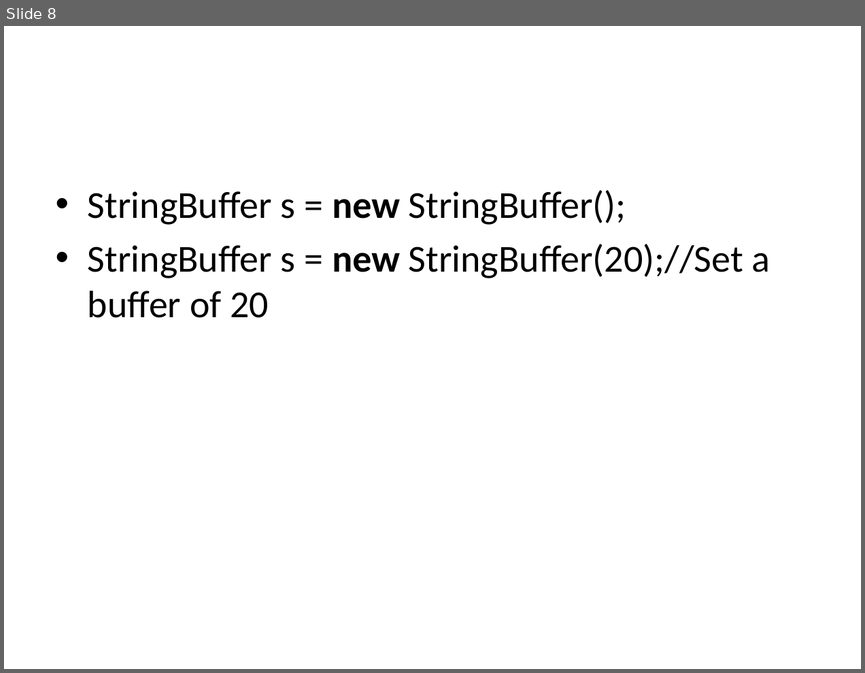
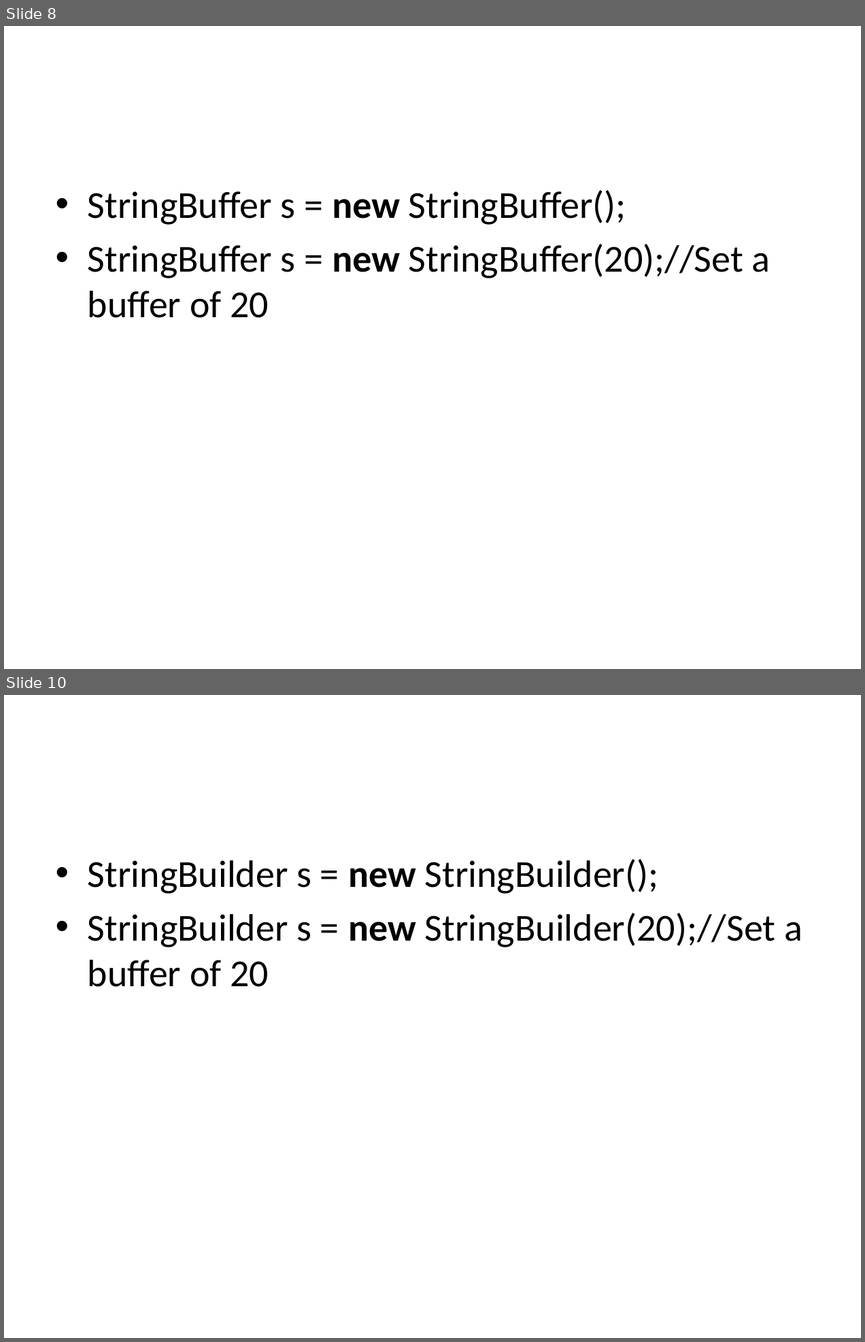
Before and after one commit to BesantJ2ee/Java_09_July_2022_10_30_Batch, a slide deck: PowerPoints/Modue_4/String_StringBuffer_StringBuilder.pptx. Shown one above the other, each under a label of ours: slide 8 before the commit, slides 8 and 10 after it; the slides between them are not shown. The pictures are 865x673 and 865x1342 pixels, drawn with LibreOffice and Linux fonts; fonts in the diff are those of the drawing. Boxes give left, top, right and bottom in pixels: in the first picture for what was removed or moved away, otherwise in the second. Text is boxed around its words. In the diff, an @@ line names an element or a change of style, - is before the commit and + after.

Commit message:
string buffer and builder

```diff
--- a/PowerPoints/Modue_4/String_StringBuffer_StringBuilder.pptx
+++ b/PowerPoints/Modue_4/String_StringBuffer_StringBuilder.pptx
@@ slide 10 added at bbox=[4, 695, 861, 1338], background #FFFFFF @@
@@ text added at bbox=[88, 859, 802, 987], 32 pt, text #000000 @@
+• StringBuilder s = new StringBuilder();
+• StringBuilder s = new StringBuilder(20);//Set a buffer of 20
```
Also in this commit, not shown: 2 slides changed, 1 other slide added.
